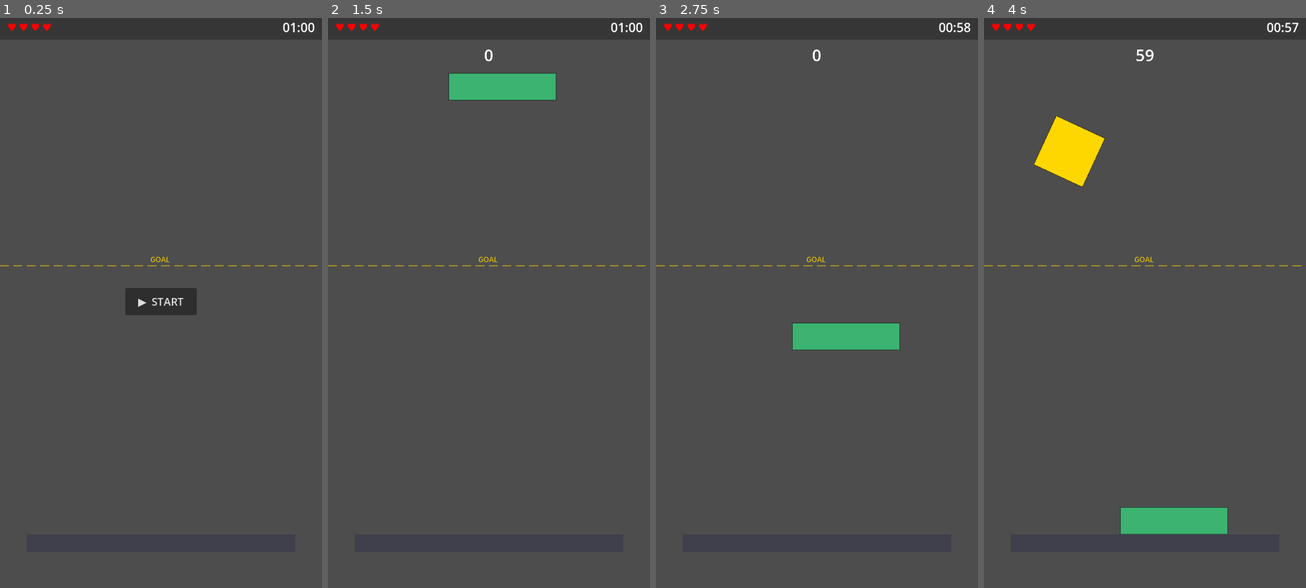
Above: before the commit, frames 1-4 (left to right).
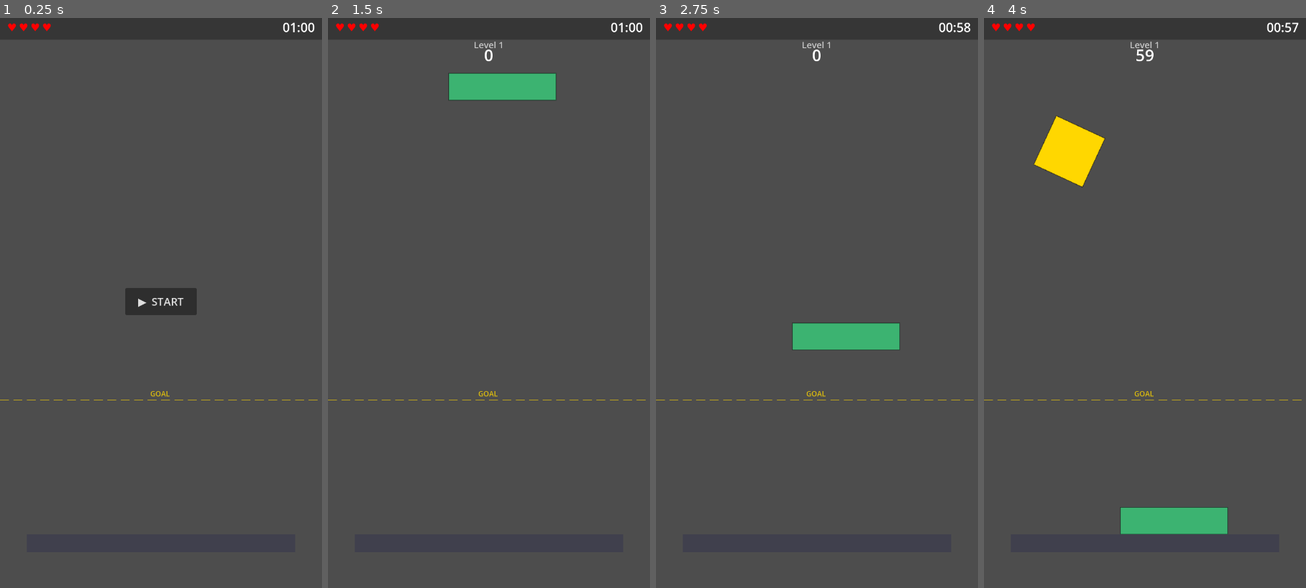
Above: after the commit, the same moments.

Repository: PartlyWhole/ToppleClone
Game: Godot game, scene res://main/main.tscn
The game is run twice, just before and just after one commit, with the same random seed, the same clock (stepped at 60 frames per second) and the same inputs.
Inputs (mouse positions are in pixels of both pictures, inside the frame that each line leads up to):
- Up to frame 1 (0.25 s): no input
- Up to frame 2 (1.5 s): click "▶ START" at 0.5 s; tap Enter at 1.25 s; drag from (498, 69) to (521, 177) at 1.27 s
- Up to frame 3 (2.75 s): drag from (752, 331) to (800, 417) at 2.02 s
- Up to frame 4 (4 s): move the mouse to (1177, 177) at 2.77 s; tap Ctrl at 2.85 s; click (1177, 177) at 2.92 s; drag from (1093, 69) to (1048, 217) at 3.52 s

The runs differ from the first frame. In frame 1, 0.3% of the frame differs, in the area x 0-99%, y 41-68%; in frame 2, 0.4%, in the area x 0-99%, y 4-68%; in frame 3, 0.4%; in frame 4, 0.4%.

Commit message:
feat: add level progression with increasing goal heights
- Level 1 starts at 300px, each level adds 200px (300, 500, 700, ...)
- On WIN: "LEVEL COMPLETE!" panel with "NEXT LEVEL" button
  keeps the tower and advances to next level with reset timer/HP
- On LOSS: "GAME OVER" with "RESTART" resets to level 1
- Finish line redraws dynamically when level changes
- HUD shows current level number below the top bar
- Removed static TARGET_HEIGHT from GameplayController

Co-Authored-By: Claude Opus 4.6 (1M context) <noreply@anthropic.com>

Diff:
--- a/autoload/Events.gd
+++ b/autoload/Events.gd
@@ -16,6 +16,10 @@
 signal hp_changed(new_hp: int)
 signal timer_updated(time_remaining: float)
 
+# Level
+signal level_changed(level: int, target_height: float)
+
 # UI
 signal ui_play_pressed
 signal ui_restart_pressed
+signal ui_next_level_pressed
--- a/features/gameplay/scripts/game_manager.gd
+++ b/features/gameplay/scripts/game_manager.gd
@@ -8,6 +8,8 @@
 const DROP_THRESHOLD_Y: float = 300.0
 const HEIGHT_SCAN_INTERVAL: float = 0.5
 const SPAWN_DELAY: float = 2.0
+const BASE_TARGET_HEIGHT: float = 300.0
+const HEIGHT_PER_LEVEL: float = 200.0
 
 const BLOCK_COLORS: Array[Color] = [
 	Color.CORNFLOWER_BLUE,
@@ -22,6 +24,7 @@
 var _state: State = State.MENU
 var _hp: int = MAX_HP
 var _time_remaining: float = ROUND_TIME
+var _level: int = 1
 var _current_block: DraggableBlock = null
 var _scan_timer: float = 0.0
 var _last_displayed_seconds: int = -1
@@ -38,6 +41,7 @@
 	set_process(false)
 	Events.ui_play_pressed.connect(_on_play_pressed)
 	Events.ui_restart_pressed.connect(_on_restart_pressed)
+	Events.ui_next_level_pressed.connect(_on_next_level_pressed)
 
 
 func _process(delta: float) -> void:
@@ -62,22 +66,35 @@
 func _on_play_pressed() -> void:
 	if _state != State.MENU:
 		return
+	_level = 1
+	_start_round()
+
+
+func _on_restart_pressed() -> void:
+	if _state == State.RESTARTING:
+		return
+	_restart()
+
+
+func _on_next_level_pressed() -> void:
+	if _state != State.WON:
+		return
+	_level += 1
+	_start_round()
+
+
+func _start_round() -> void:
 	_hp = MAX_HP
 	_time_remaining = ROUND_TIME
 	_last_displayed_seconds = -1
 	_scan_timer = 0.0
 	_tower_height = 0.0
 	_transition_to(State.PLAYING)
+	Events.level_changed.emit(_level, _get_level_target())
 	Events.game_started.emit()
 	Events.hp_changed.emit(_hp)
 	Events.timer_updated.emit(_time_remaining)
 	_spawn_block()
-
-
-func _on_restart_pressed() -> void:
-	if _state == State.RESTARTING:
-		return
-	_restart()
 
 
 func _transition_to(new_state: State) -> void:
@@ -106,13 +123,14 @@
 			block.set_process_unhandled_input(false)
 		child.queue_free()
 	_current_block = null
-	_hp = MAX_HP
-	_time_remaining = ROUND_TIME
-	_last_displayed_seconds = -1
-	_scan_timer = 0.0
+	_level = 1
 	_tower_height = 0.0
 	Events.game_restarted.emit()
 	_transition_to(State.MENU)
+
+
+func _get_level_target() -> float:
+	return BASE_TARGET_HEIGHT + (_level - 1) * HEIGHT_PER_LEVEL
 
 
 func _spawn_block() -> void:
@@ -185,7 +203,7 @@
 		_camera.update_target(highest_y)
 		Events.score_changed.emit(int(_tower_height))
 		GameState.current_height = _tower_height
-		if _tower_height >= GameplayController.TARGET_HEIGHT and _state == State.PLAYING:
+		if _tower_height >= _get_level_target() and _state == State.PLAYING:
 			_transition_to(State.WON)
 
 
--- a/features/gameplay/scripts/gameplay_controller.gd
+++ b/features/gameplay/scripts/gameplay_controller.gd
@@ -9,7 +9,8 @@
 const PLATFORM_HEIGHT: float = 40.0
 const WALL_TOP_Y: float = -5000.0
 const WALL_BOTTOM_Y: float = 2000.0
-const TARGET_HEIGHT: float = 600.0
+
+var _target_height: float = 300.0
 
 @onready var _block_container: Node2D = $BlockContainer
 
@@ -18,11 +19,17 @@
 	assert(_block_container != null, "BlockContainer node not found")
 	_create_platform()
 	_create_side_walls()
+	Events.level_changed.connect(_on_level_changed)
 	queue_redraw()
 
 
 func _draw() -> void:
 	_draw_finish_line()
+
+
+func _on_level_changed(_level: int, target_height: float) -> void:
+	_target_height = target_height
+	queue_redraw()
 
 
 func _create_platform() -> void:
@@ -73,7 +80,7 @@
 
 
 func _draw_finish_line() -> void:
-	var finish_y: float = PLATFORM_SURFACE_Y - TARGET_HEIGHT
+	var finish_y: float = PLATFORM_SURFACE_Y - _target_height
 	var dash_length: float = 20.0
 	var gap_length: float = 10.0
 	var line_color: Color = Color(1.0, 0.84, 0.0, 0.6)
--- a/features/hud/scripts/game_hud.gd
+++ b/features/hud/scripts/game_hud.gd
@@ -2,6 +2,8 @@
 extends CanvasLayer
 
 var _heart_labels: Array[Label] = []
+var _is_win: bool = false
+var _level_label: Label = null
 
 @onready var _heart_1: Label = %Heart1
 @onready var _heart_2: Label = %Heart2
@@ -32,6 +34,7 @@
 	assert(_restart_button != null, "RestartButton not found")
 
 	_heart_labels = [_heart_1, _heart_2, _heart_3, _heart_4]
+	_create_level_label()
 
 	_start_button.pressed.connect(_on_start_pressed)
 	_restart_button.pressed.connect(_on_restart_pressed)
@@ -42,6 +45,7 @@
 	Events.game_started.connect(_on_game_started)
 	Events.game_ended.connect(_on_game_ended)
 	Events.game_restarted.connect(_on_game_restarted)
+	Events.level_changed.connect(_on_level_changed)
 
 	_show_menu()
 
@@ -50,6 +54,7 @@
 	_start_button.visible = true
 	_game_over_panel.visible = false
 	_score_label.visible = false
+	_level_label.visible = false
 	_timer_label.text = "01:00"
 	_timer_label.modulate = Color.WHITE
 	_score_label.text = "0"
@@ -57,18 +62,43 @@
 		heart.modulate = Color.RED
 
 
+func _create_level_label() -> void:
+	_level_label = Label.new()
+	_level_label.text = "Level 1"
+	_level_label.horizontal_alignment = HORIZONTAL_ALIGNMENT_CENTER
+	_level_label.anchors_preset = Control.PRESET_CENTER_TOP
+	_level_label.anchor_left = 0.5
+	_level_label.anchor_right = 0.5
+	_level_label.offset_left = -100.0
+	_level_label.offset_right = 100.0
+	_level_label.offset_top = 52.0
+	_level_label.offset_bottom = 76.0
+	_level_label.add_theme_font_size_override(&"font_size", 20)
+	_level_label.modulate = Color(1.0, 1.0, 1.0, 0.7)
+	_level_label.visible = false
+	add_child(_level_label)
+
+
 func _on_start_pressed() -> void:
 	Events.ui_play_pressed.emit()
 
 
 func _on_restart_pressed() -> void:
-	Events.ui_restart_pressed.emit()
+	if _is_win:
+		Events.ui_next_level_pressed.emit()
+	else:
+		Events.ui_restart_pressed.emit()
 
 
 func _on_game_started() -> void:
 	_start_button.visible = false
 	_game_over_panel.visible = false
 	_score_label.visible = true
+	_level_label.visible = true
+
+
+func _on_level_changed(level: int, _target_height: float) -> void:
+	_level_label.text = "Level %d" % level
 
 
 func _on_hp_changed(new_hp: int) -> void:
@@ -95,10 +125,13 @@
 
 
 func _on_game_ended(is_win: bool, final_height: float) -> void:
+	_is_win = is_win
 	if is_win:
-		_result_label.text = "YOU WIN!"
+		_result_label.text = "LEVEL COMPLETE!"
+		_restart_button.text = "NEXT LEVEL"
 	else:
 		_result_label.text = "GAME OVER"
+		_restart_button.text = "RESTART"
 	_final_score_label.text = "Height: %d" % int(final_height)
 	_high_score_label.text = "Best: %d" % GameState.high_score
 	_game_over_panel.visible = true
